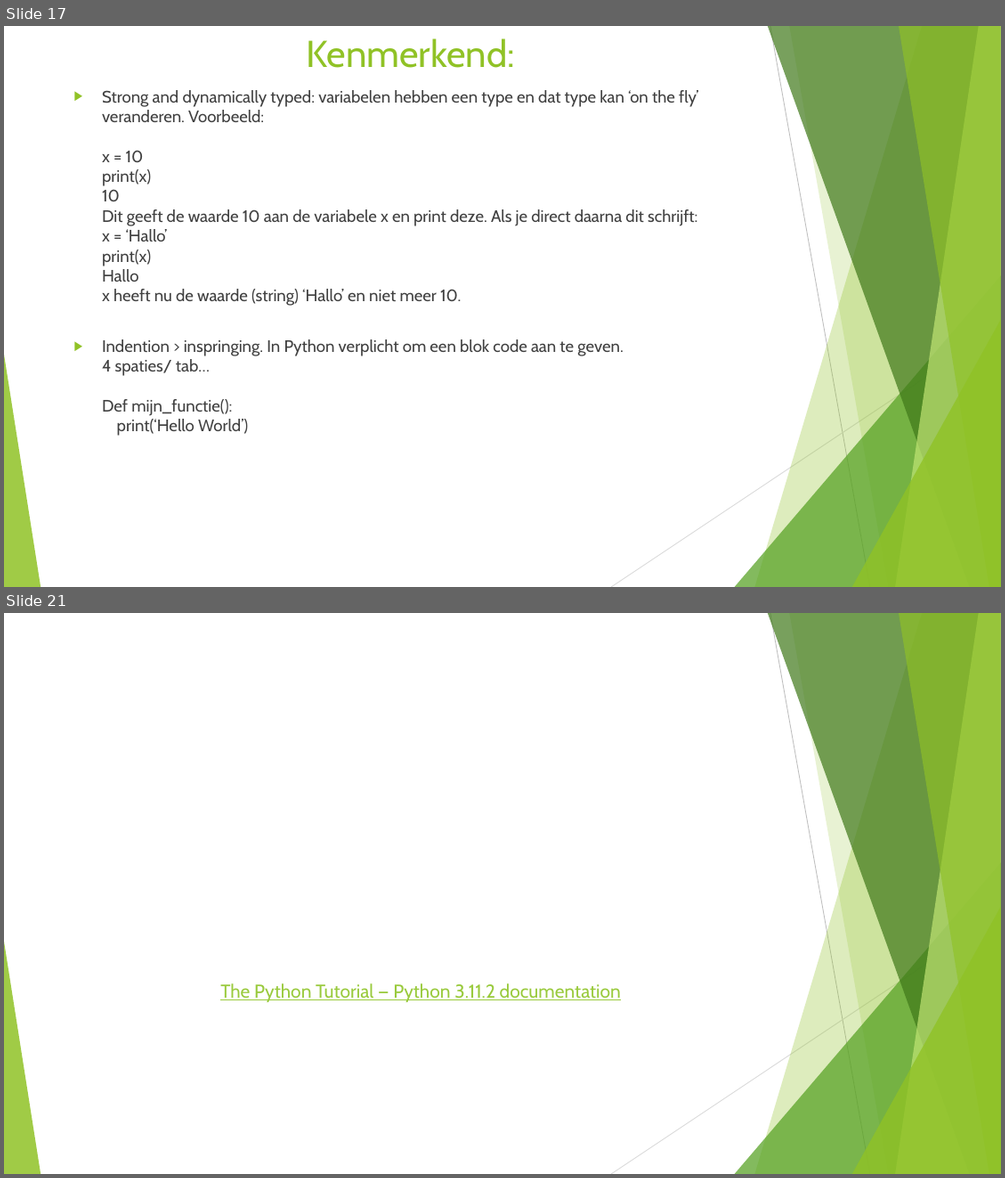
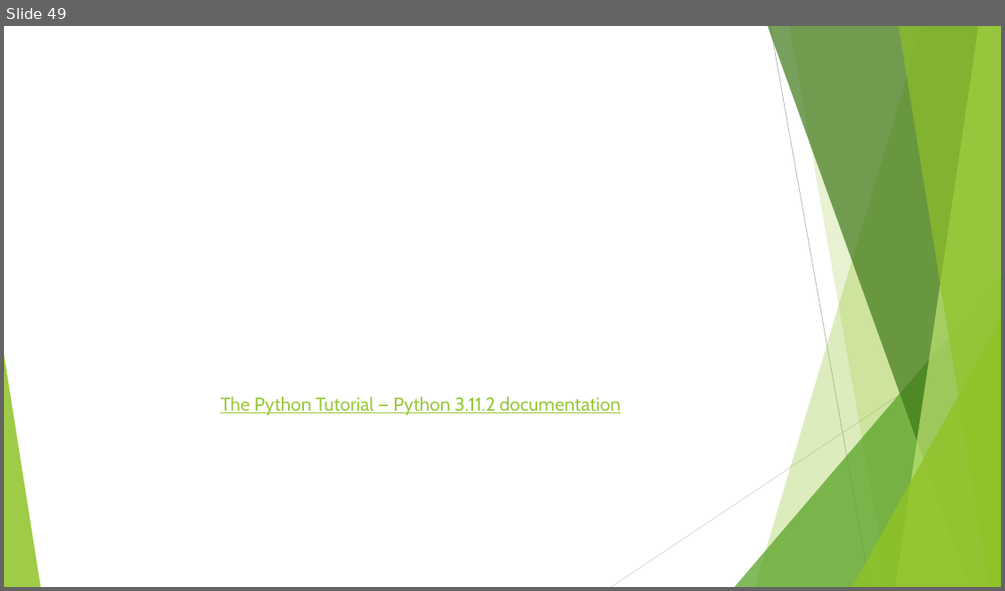
Before and after one commit to HagaZiekenhuis/python-workshops, a slide deck: Intro.pptx. Shown one above the other, each under a label of ours: slides 17 and 21 before the commit, slide 49 after it; the slides between them are not shown. The pictures are 1005x1178 and 1005x591 pixels, drawn with LibreOffice and Linux fonts; fonts in the diff are those of the drawing. Boxes give left, top, right and bottom in pixels: in the first picture for what was removed or moved away, otherwise in the second. Text is boxed around its words. In the diff, an @@ line names an element or a change of style, - is before the commit and + after.

```diff
--- a/Intro.pptx
+++ b/Intro.pptx
@@ slide 17 removed at [4, 26, 1001, 587], background #FFFFFF; not listed: 10 template elements that a slide beside it also shows @@
@@ title removed at [307, 38, 515, 68] @@
-Kenmerkend:
@@ text removed at [102, 90, 698, 435] @@
-▶ Strong and dynamically typed: variabelen hebben een type en dat type kan ‘on the fly’ veranderen. Voorbeeld:
-  x = 10
-  print(x)
-  10
-  Dit geeft de waarde 10 aan de variabele x en print deze. Als je direct daarna dit schrijft:
-  x = ‘Hallo’
-  print(x)
-  Hallo
-  x heeft nu de waarde (string) ‘Hallo’ en niet meer 10.
-▶ Indention > inspringing. In Python verplicht om een blok code aan te geven.
-  4 spaties/ tab…
-  Def mijn_functie():
-  print(‘Hello World’)
@@ what was slide 21 is now slide 49 @@
```
Also in this commit, not shown: 4 slides changed, 5 slides added, 8 other slides removed.
